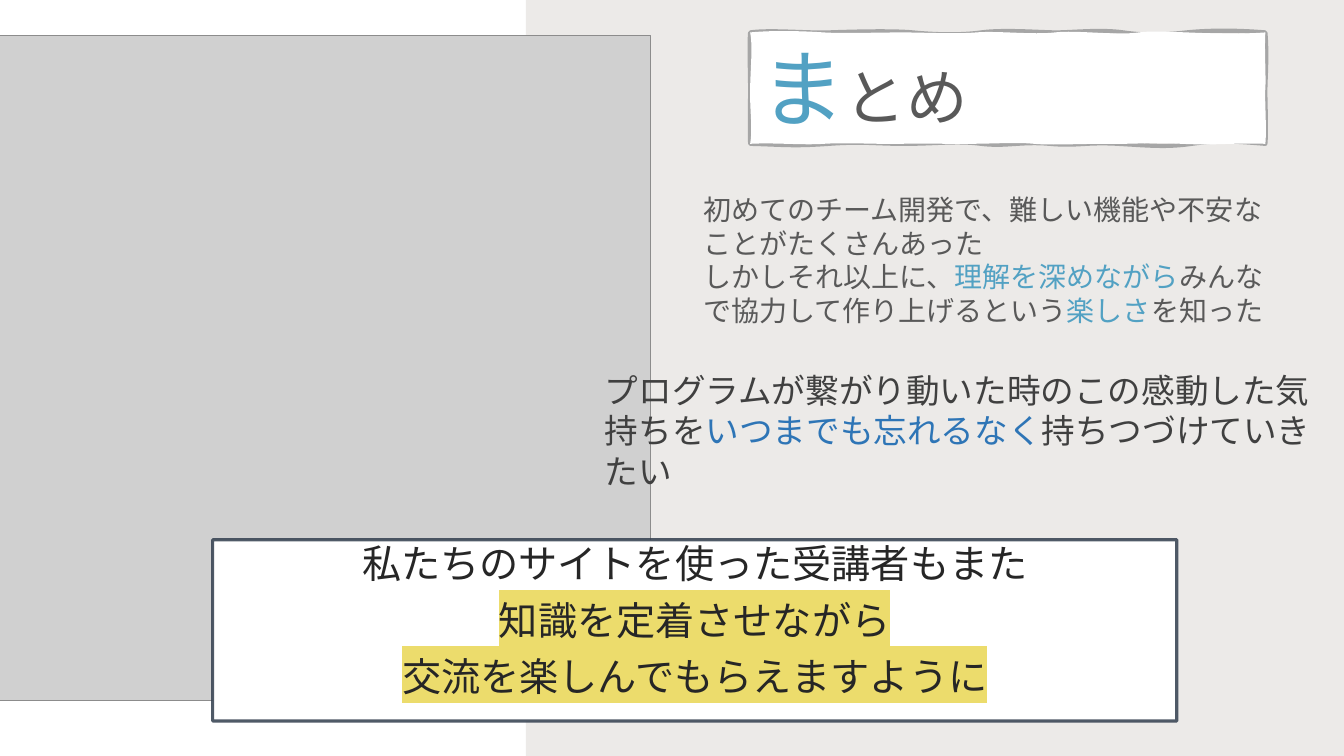
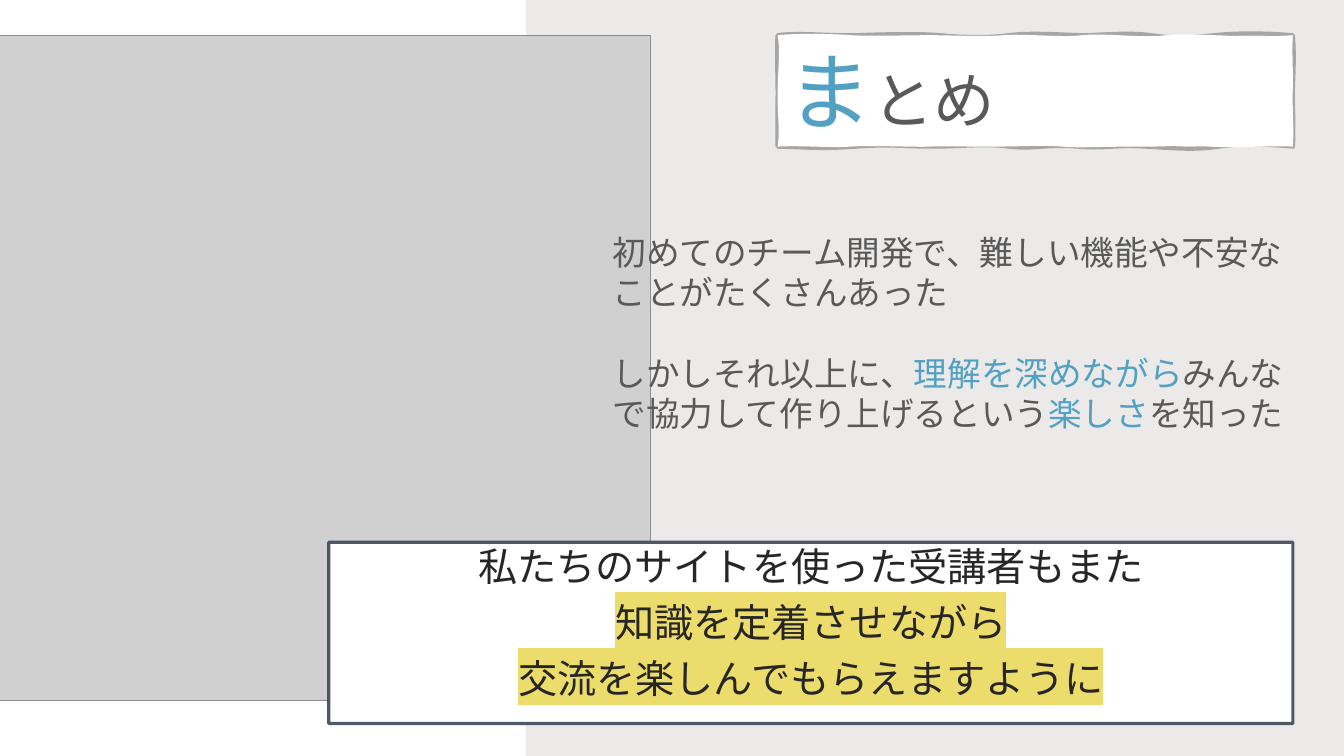
Before and after one commit to DOJO-2021/C-2, a slide deck: slide 26 of documents/SkyNHプレゼンテーションひな形4.pptx. Drawn at 1344x756 pixels with LibreOffice and Linux fonts; fonts in the diff are those of the drawing; grey boxes stand for pictures. Boxes give left, top, right and bottom in pixels: in the first picture for what was removed or moved away, otherwise in the second. Text is boxed around its words. In the diff, an @@ line names an element or a change of style, - is before the commit and + after.

Commit message:
更新/奥冨

```diff
--- a/documents/SkyNHプレゼンテーションひな形4.pptx
+++ b/documents/SkyNHプレゼンテーションひな形4.pptx
@@ freeform shape "まとめ": place and size @@
-freeform shape "まとめ" at <box>750,32,1265,144</box>
+freeform shape "まとめ" at <box>777,35,1293,147</box>
@@ text "初めてのチーム開発で、難しい機能や不安なことがたくさんあった": place and size @@
-text "初めてのチーム開発で、難しい機能や不安なことがたくさんあった" at <box>703,196,1263,323</box>
+text "初めてのチーム開発で、難しい機能や不安なことがたくさんあった" at <box>613,230,1284,435</box>
@@ text "初めてのチーム開発で、難しい機能や不安なことがたくさんあった" at <box>613,230,1284,435</box>: size 20 to 24 pt @@
@@ text removed at <box>605,368,1311,493</box> @@
-プログラムが繋がり動いた時のこの感動した気持ちをいつまでも忘れるなく持ちつづけていきたい
@@ text "私たちのサイトを使った受講者もまた": place and size @@
-text "私たちのサイトを使った受講者もまた" at <box>213,540,1178,722</box>
+text "私たちのサイトを使った受講者もまた" at <box>329,542,1294,724</box>
```
Also in this commit, not shown: 1 other slide changed.
